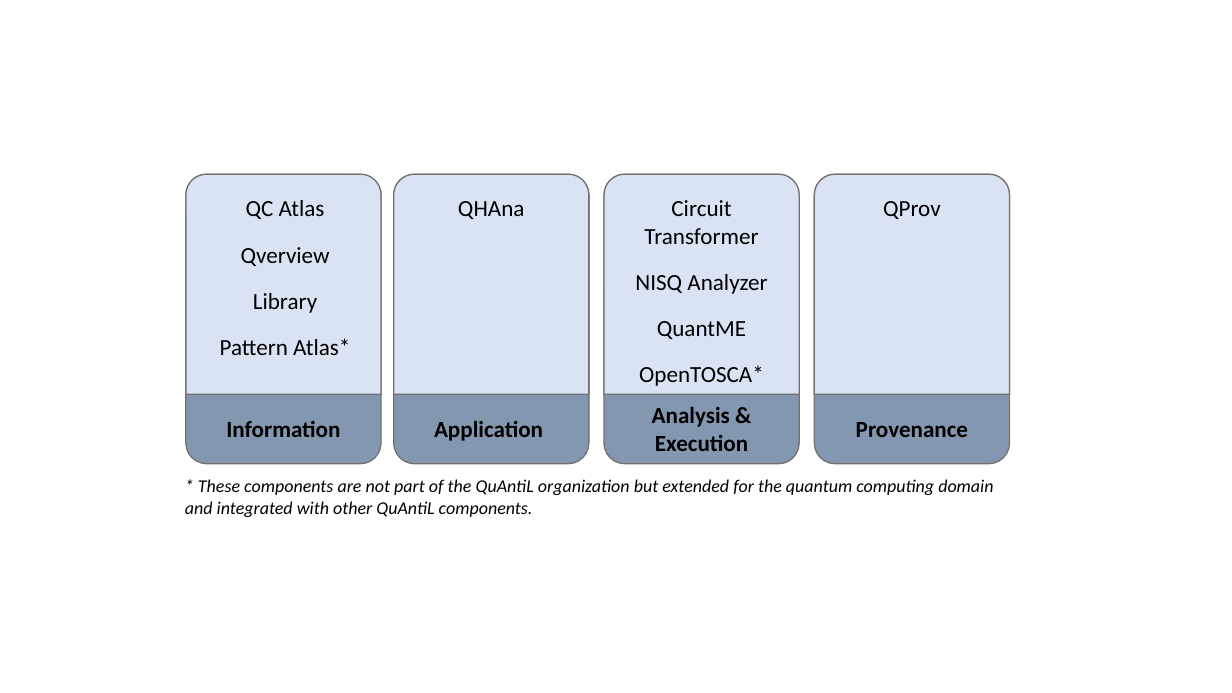
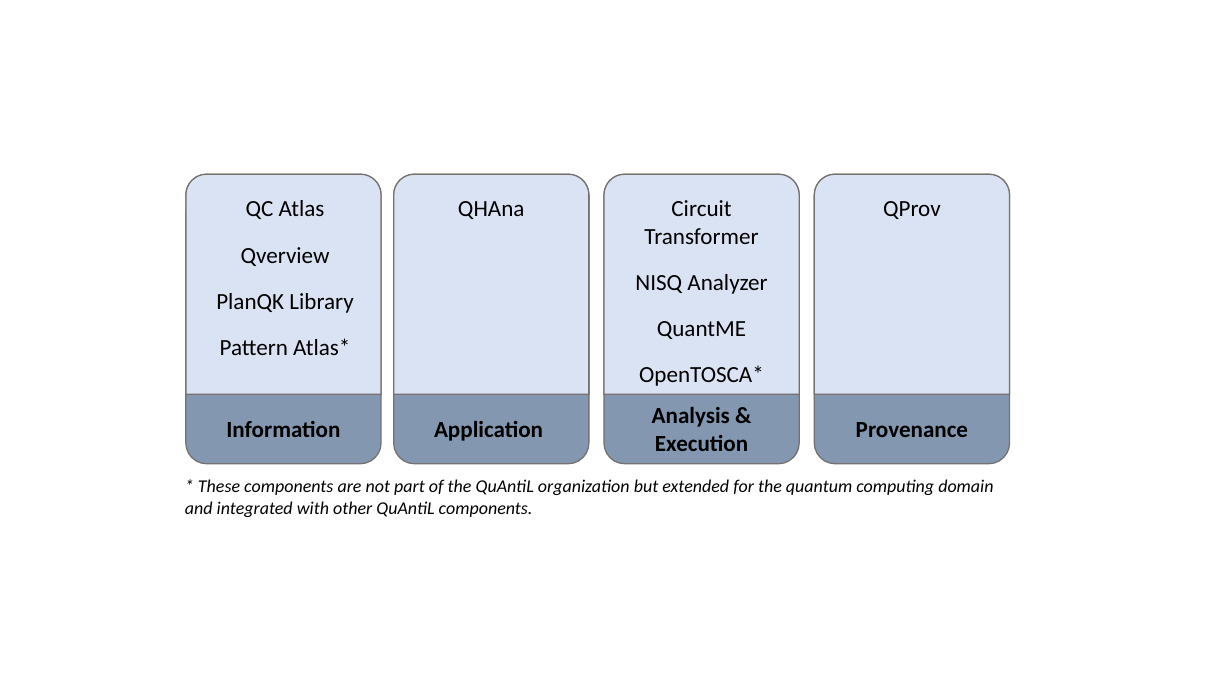
Before and after one commit to UST-QuAntiL/quantil-docs, a slide deck: slide 1 of docs/images/overview-quantil.pptx. Drawn at 1232x693 pixels with LibreOffice and Linux fonts; fonts in the diff are those of the drawing. Boxes give left, top, right and bottom in pixels: in the first picture for what was removed or moved away, otherwise in the second. Text is boxed around its words. In the diff, an @@ line names an element or a change of style, - is before the commit and + after.

```diff
--- a/docs/images/overview-quantil.pptx
+++ b/docs/images/overview-quantil.pptx
@@ text at (216,293,353,313): text changed @@
-Library
+PlanQK Library
```
Also in this commit, not shown: 5 other files.
